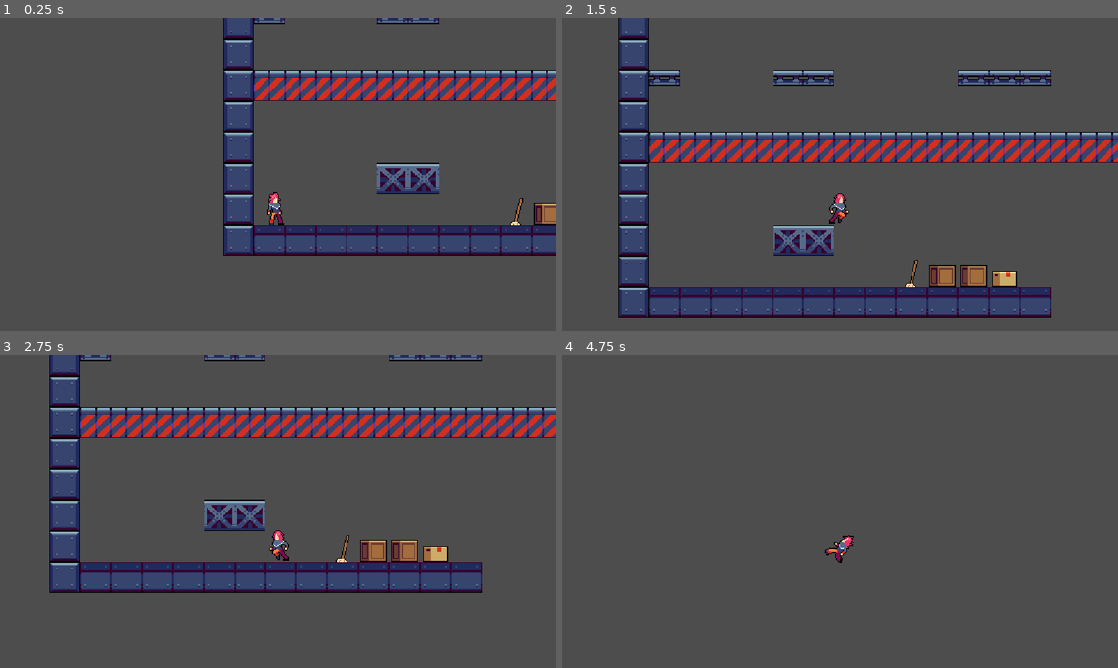
Above: before the commit, frames 1-4 (two rows, left to right).
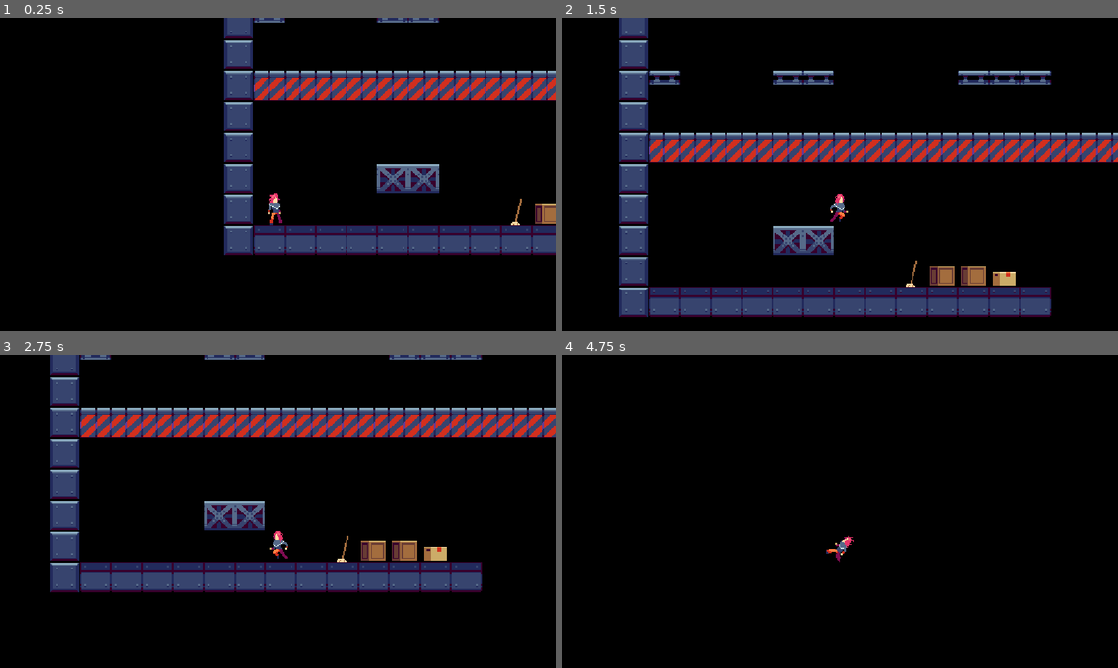
Above: after the commit, the same moments.

Repository: Carlos-Robrt-S/Plataformer-2D-GameDev
Game: Godot game, scene res://Scenes/levels/fase_principal.tscn
Same seed, same stepped clock (60 frames per second), same inputs: the game is played once before the commit and once after it. Before the commit the project has no main scene; this scene is started directly in both runs.
Inputs:
- Up to frame 1 (0.25 s): no input
- Up to frame 2 (1.5 s): tap Enter (ui_accept) at 0.5 s; hold D (direita) from 0.53 s (still down); tap W (pular) at 0.77 s
- Up to frame 3 (2.75 s): tap W (pular) at 1.52 s; release D (direita) at 2.03 s; hold A (esquerda) from 2.03 s (still down)
- Up to frame 4 (4.75 s): release A (esquerda) at 2.78 s; hold D (direita) 2.78-4.28 s; tap W (pular) at 3.02, 3.77, 4.52 s; hold A (esquerda) from 4.28 s (still down)

The runs differ from the first frame. In frame 1, 83% of the frame differs, in the area x 0-100%, y 0-100%; in frame 2, 76%; in frame 3, 77%; in frame 4, 100%.
Error in both runs: Invalid assignment of property or key 'global_position' with value of type 'Vector2' on a base object of type 'null instance'. (res://Scripts/fase_teste.gd:16)

Commit message:
menu

Diff:
--- /dev/null
+++ b/plataform/Scenes/Paneis/menu.tscn
@@ -0,0 +1,240 @@
+[gd_scene format=3 uid="uid://dj844dgkfdowk"]
+
+[ext_resource type="FontFile" uid="uid://d3f7nqb74wt4i" path="res://Assets/atlas/5 Font/futuremillennium/FutureMillennium Black.ttf" id="1_bg8pw"]
+[ext_resource type="Texture2D" uid="uid://rn7pf31wpohn" path="res://Assets/atlas/2 Background/5.png" id="1_d3oii"]
+[ext_resource type="FontFile" uid="uid://c4v7qju38lgxc" path="res://Assets/atlas/5 Font/futuremillennium/FutureMillennium Italic.ttf" id="2_74bde"]
+[ext_resource type="Texture2D" uid="uid://dkf5rcew7l1xq" path="res://Assets/atlas/2 Background/4.png" id="2_326ge"]
+[ext_resource type="Script" uid="uid://bp8wf37vtvcpb" path="res://Scripts/menu.gd" id="3_74bde"]
+[ext_resource type="Texture2D" uid="uid://kag1fru75pp3" path="res://Assets/atlas/2 Background/3.png" id="3_326ge"]
+[ext_resource type="FontFile" uid="uid://7jl58d7imibj" path="res://Assets/atlas/5 Font/futuremillennium/FutureMillennium.ttf" id="3_616oa"]
+[ext_resource type="Texture2D" uid="uid://1xhdegm0y271" path="res://Assets/atlas/2 Background/2.png" id="4_r0nfg"]
+[ext_resource type="Texture2D" uid="uid://by335lknqbcax" path="res://Assets/atlas/2 Background/1.png" id="5_3xqsy"]
+
+[sub_resource type="StyleBoxFlat" id="StyleBoxFlat_74bde"]
+bg_color = Color(0, 0.8352941, 1, 1)
+border_width_left = 1
+border_width_top = 1
+border_width_right = 1
+border_width_bottom = 1
+border_color = Color(1, 1, 1, 1)
+corner_radius_top_left = 2
+corner_radius_top_right = 2
+corner_radius_bottom_right = 2
+corner_radius_bottom_left = 2
+corner_detail = 12
+
+[sub_resource type="StyleBoxFlat" id="StyleBoxFlat_bg8pw"]
+bg_color = Color(0, 0, 0, 1)
+border_width_left = 1
+border_width_top = 1
+border_width_right = 1
+border_width_bottom = 1
+border_color = Color(1, 1, 1, 1)
+corner_radius_top_left = 2
+corner_radius_top_right = 2
+corner_radius_bottom_right = 2
+corner_radius_bottom_left = 2
+corner_detail = 12
+
+[sub_resource type="Theme" id="Theme_lqe4b"]
+Button/colors/font_color = Color(0, 0.8352941, 1, 1)
+Button/colors/font_hover_color = Color(0, 0, 0, 1)
+Button/fonts/font = ExtResource("1_bg8pw")
+Button/styles/hover = SubResource("StyleBoxFlat_74bde")
+Button/styles/normal = SubResource("StyleBoxFlat_bg8pw")
+Label/colors/font_color = Color(0, 0, 0, 1)
+Label/colors/font_shadow_color = Color(0, 0.8352941, 1, 1)
+Label/font_sizes/font_size = 64
+Label/fonts/font = ExtResource("2_74bde")
+RichTextLabel/fonts/normal_font = ExtResource("3_616oa")
+
+[sub_resource type="StyleBoxFlat" id="StyleBoxFlat_ktxv1"]
+bg_color = Color(0, 0, 0, 0.8352941)
+border_width_left = 1
+border_width_top = 1
+border_width_right = 1
+border_width_bottom = 1
+border_color = Color(1, 1, 1, 1)
+corner_radius_top_left = 2
+corner_radius_top_right = 2
+corner_radius_bottom_right = 2
+corner_radius_bottom_left = 2
+corner_detail = 12
+
+[node name="Menu" type="Control" unique_id=939149996]
+layout_mode = 3
+anchors_preset = 15
+anchor_right = 1.0
+anchor_bottom = 1.0
+grow_horizontal = 2
+grow_vertical = 2
+theme = SubResource("Theme_lqe4b")
+script = ExtResource("3_74bde")
+
+[node name="GameName" type="Label" parent="." unique_id=729247629]
+visible = false
+custom_minimum_size = Vector2(100, 0)
+layout_mode = 1
+anchors_preset = 5
+anchor_left = 0.5
+anchor_right = 0.5
+offset_left = -181.5
+offset_top = 120.0
+offset_right = 181.5
+offset_bottom = 192.0
+grow_horizontal = 2
+text = "O jogo"
+horizontal_alignment = 1
+vertical_alignment = 1
+
+[node name="Botoes" type="Control" parent="." unique_id=251310076]
+visible = false
+z_index = 1
+custom_minimum_size = Vector2(100, 100)
+layout_mode = 1
+anchors_preset = 8
+anchor_left = 0.5
+anchor_top = 0.5
+anchor_right = 0.5
+anchor_bottom = 0.5
+offset_left = -50.0
+offset_top = -50.0
+offset_right = 50.0
+offset_bottom = 50.0
+grow_horizontal = 2
+grow_vertical = 2
+
+[node name="Iniciar" type="Button" parent="Botoes" unique_id=736715584]
+layout_mode = 1
+anchors_preset = 10
+anchor_right = 1.0
+offset_bottom = 8.0
+grow_horizontal = 2
+text = "Iniciar"
+
+[node name="Config" type="Button" parent="Botoes" unique_id=344532176]
+layout_mode = 1
+anchors_preset = 14
+anchor_top = 0.5
+anchor_right = 1.0
+anchor_bottom = 0.5
+offset_top = -4.0
+offset_bottom = 4.0
+grow_horizontal = 2
+grow_vertical = 2
+text = "Config
+"
+
+[node name="Creditos" type="Button" parent="Botoes" unique_id=1029881529]
+layout_mode = 1
+anchors_preset = 12
+anchor_top = 1.0
+anchor_right = 1.0
+anchor_bottom = 1.0
+offset_top = -8.0
+grow_horizontal = 2
+grow_vertical = 0
+text = "Créditos"
+
+[node name="CredMenu" type="Control" parent="." unique_id=1507633683]
+z_index = 1
+custom_minimum_size = Vector2(200, 300)
+propagate_maximum_size = true
+layout_mode = 1
+anchors_preset = 8
+anchor_left = 0.5
+anchor_top = 0.5
+anchor_right = 0.5
+anchor_bottom = 0.5
+offset_left = -20.0
+offset_top = -20.0
+offset_right = 20.0
+offset_bottom = 20.0
+grow_horizontal = 2
+grow_vertical = 2
+
+[node name="CredText" type="Label" parent="CredMenu" unique_id=697231923]
+layout_mode = 1
+anchors_preset = 10
+anchor_right = 1.0
+offset_bottom = 19.0
+grow_horizontal = 2
+theme_override_colors/font_color = Color(1, 1, 1, 1)
+theme_override_colors/font_shadow_color = Color(0, 0.8352941, 1, 0)
+theme_override_fonts/font = ExtResource("3_616oa")
+theme_override_font_sizes/font_size = 12
+theme_override_styles/normal = SubResource("StyleBoxFlat_ktxv1")
+text = "Teste
+
+
+
+
+
+
+
+
+
+"
+
+[node name="Return" type="Button" parent="CredMenu" unique_id=767140578]
+layout_mode = 1
+anchors_preset = 7
+anchor_left = 0.5
+anchor_top = 1.0
+anchor_right = 0.5
+anchor_bottom = 1.0
+offset_left = -31.5
+offset_top = -21.0
+offset_right = 31.5
+grow_horizontal = 2
+grow_vertical = 0
+text = "Voltar"
+
+[node name="Parallax2D" type="Parallax2D" parent="." unique_id=1308950896]
+repeat_size = Vector2(1152, 0)
+autoscroll = Vector2(100, 0)
+
+[node name="Sprite2D" type="Sprite2D" parent="Parallax2D" unique_id=899035383]
+position = Vector2(576, 328)
+scale = Vector2(2, 2)
+texture = ExtResource("1_d3oii")
+
+[node name="Parallax2D2" type="Parallax2D" parent="." unique_id=1614455819]
+z_index = -1
+repeat_size = Vector2(1152, 0)
+autoscroll = Vector2(75, 0)
+
+[node name="Sprite2D" type="Sprite2D" parent="Parallax2D2" unique_id=2090855171]
+position = Vector2(576, 328)
+scale = Vector2(2, 2)
+texture = ExtResource("2_326ge")
+
+[node name="Parallax2D3" type="Parallax2D" parent="." unique_id=884713179]
+z_index = -2
+repeat_size = Vector2(1152, 0)
+autoscroll = Vector2(50, 0)
+
+[node name="Sprite2D" type="Sprite2D" parent="Parallax2D3" unique_id=333881058]
+position = Vector2(576, 328)
+scale = Vector2(2, 2)
+texture = ExtResource("3_326ge")
+
+[node name="Parallax2D4" type="Parallax2D" parent="." unique_id=1625466486]
+z_index = -3
+repeat_size = Vector2(1152, 0)
+autoscroll = Vector2(30, 0)
+
+[node name="Sprite2D" type="Sprite2D" parent="Parallax2D4" unique_id=993392060]
+position = Vector2(576, 320)
+scale = Vector2(2, 2)
+texture = ExtResource("4_r0nfg")
+
+[node name="Sprite2D" type="Sprite2D" parent="." unique_id=1144630214]
+z_index = -4
+position = Vector2(576, 320)
+scale = Vector2(2, 2)
+texture = ExtResource("5_3xqsy")
+
+[connection signal="pressed" from="Botoes/Iniciar" to="." method="_on_iniciar_pressed"]
+[connection signal="pressed" from="Botoes/Creditos" to="." method="_on_creditos_pressed"]
+[connection signal="pressed" from="CredMenu/Return" to="." method="_on_return_pressed"]
--- a/plataform/Scenes/jogador.tscn
+++ b/plataform/Scenes/jogador.tscn
@@ -170,7 +170,7 @@
 sprite_frames = SubResource("SpriteFrames_ktxv1")
 animation = &"idle"
 autoplay = "idle"
-frame_progress = 0.96010435
+frame_progress = 0.22743964
 
 [node name="RayDireita" type="RayCast2D" parent="." unique_id=332692574]
 position = Vector2(0, 2)
--- /dev/null
+++ b/plataform/Scripts/menu.gd
@@ -0,0 +1,30 @@
+extends Control
+
+var botoes: Control
+# Called when the node enters the scene tree for the first time.
+func _ready() -> void:
+	botoes = $Botoes
+	botoes.visible = true
+	$GameName.visible = true
+	$CredMenu.visible = false
+
+# Called every frame. 'delta' is the elapsed time since the previous frame.
+func _process(delta: float) -> void:
+	pass
+
+
+func _on_iniciar_pressed() -> void:
+	get_tree().change_scene_to_file("res://Scenes/levels/fase_principal.tscn")
+
+
+
+func _on_creditos_pressed() -> void:
+	$GameName.visible = false
+	botoes.visible = false
+	$CredMenu.visible = true
+
+
+func _on_return_pressed() -> void:
+	$GameName.visible = true
+	botoes.visible = true
+	$CredMenu.visible = false
--- a/plataform/project.godot
+++ b/plataform/project.godot
@@ -11,6 +11,7 @@
 [application]
 
 config/name="Plataform"
+run/main_scene="uid://dj844dgkfdowk"
 config/features=PackedStringArray("4.7", "GL Compatibility")
 config/icon="res://icon.svg"
 
@@ -56,3 +57,4 @@
 rendering_device/driver.windows="d3d12"
 renderer/rendering_method="gl_compatibility"
 renderer/rendering_method.mobile="gl_compatibility"
+environment/defaults/default_clear_color=Color(0, 0, 0, 1)
Binary file added: plataform/Assets/atlas/5 Font/futuremillennium/FutureMillennium Black.ttf
Not shown, added: plataform/Assets/atlas/5 Font/futuremillennium/FutureMillennium Black.ttf.import
Binary file added: plataform/Assets/atlas/5 Font/futuremillennium/FutureMillennium Italic.ttf
Not shown, added: plataform/Assets/atlas/5 Font/futuremillennium/FutureMillennium Italic.ttf.import
Binary file added: plataform/Assets/atlas/5 Font/futuremillennium/FutureMillennium.ttf
Not shown, added: plataform/Assets/atlas/5 Font/futuremillennium/FutureMillennium.ttf.import
Not shown, changed: plataform/Assets/atlas/Font.txt
Not shown, added: plataform/Scripts/menu.gd.uid
